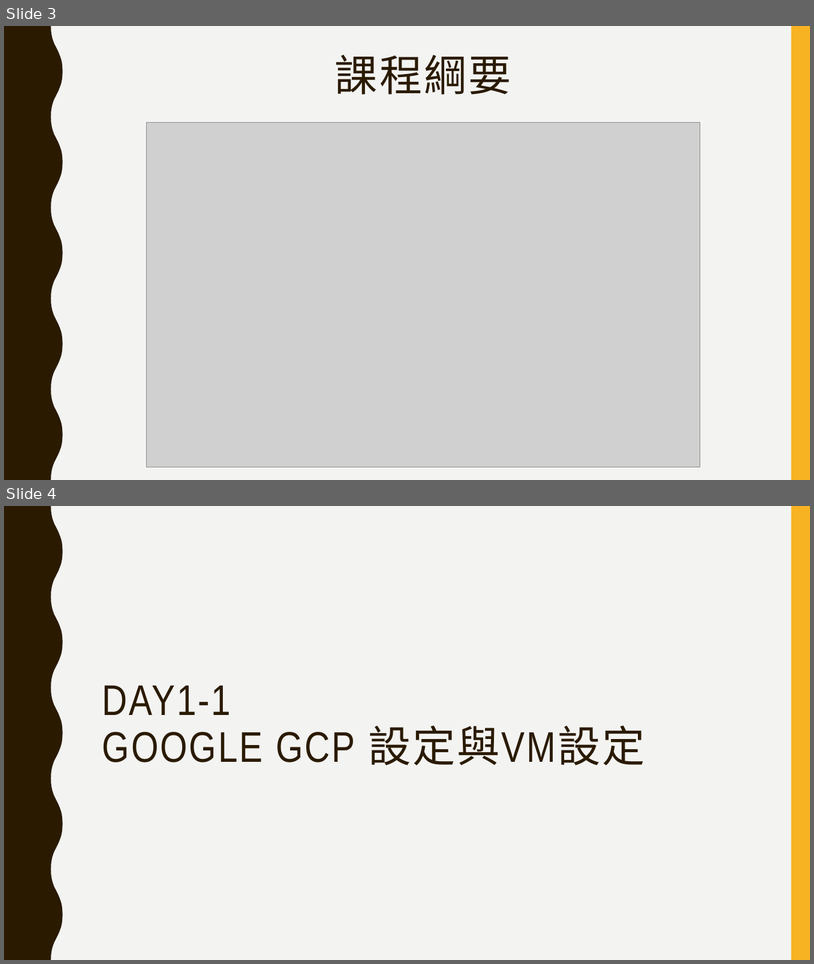
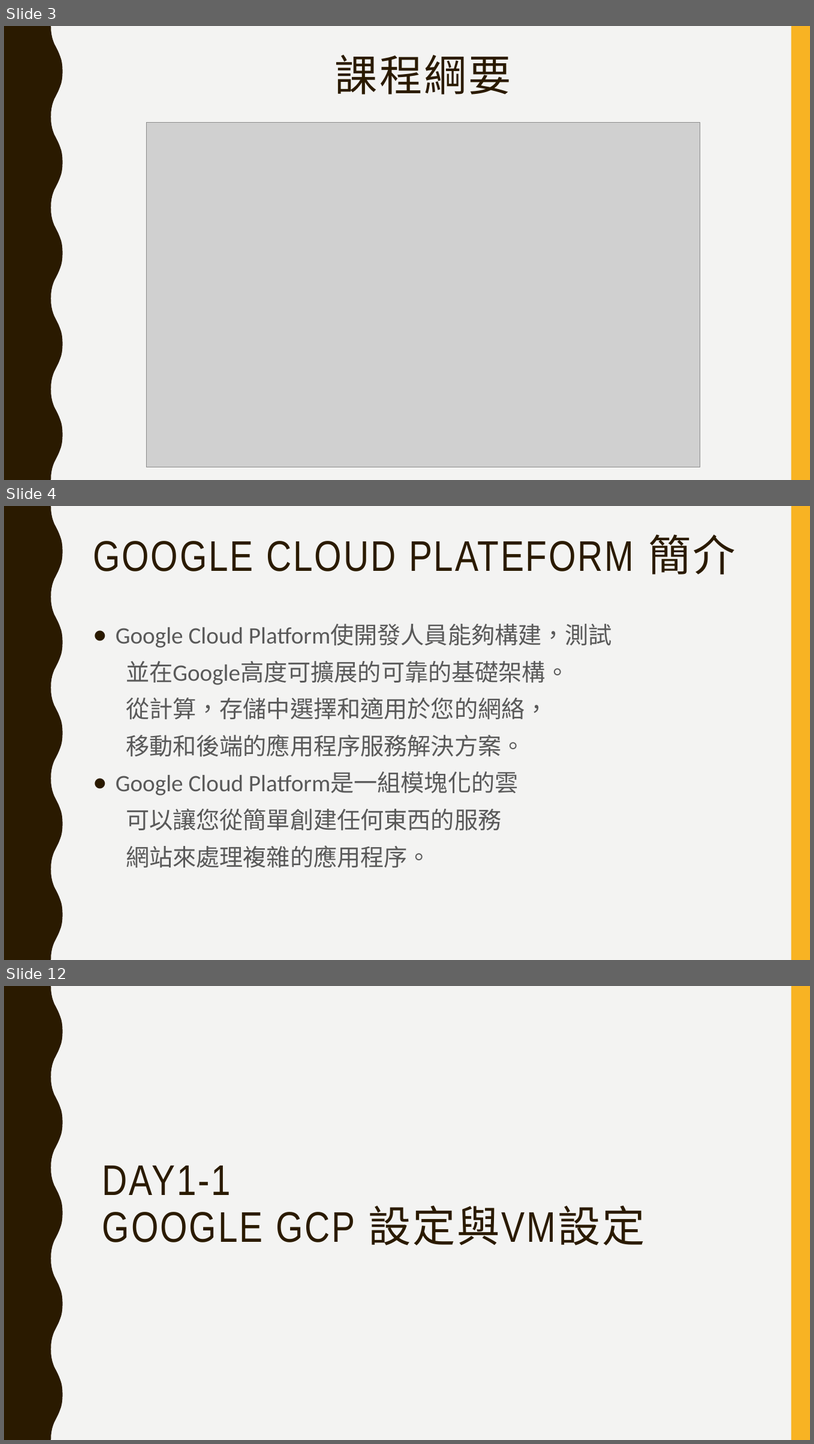
Before and after one commit to jumbokh/gcp_class, a slide deck: GCP_註冊及建立專案.pptx. Shown one above the other, each under a label of ours: slides 3 and 4 before the commit, slides 3, 4 and 12 after it; the slides between them are not shown. The pictures are 814x964 and 814x1444 pixels, drawn with LibreOffice and Linux fonts; fonts in the diff are those of the drawing; grey boxes stand for pictures. Boxes give left, top, right and bottom in pixels: in the first picture for what was removed or moved away, otherwise in the second. Text is boxed around its words. In the diff, an @@ line names an element or a change of style, - is before the commit and + after.

```diff
--- a/GCP_註冊及建立專案.pptx
+++ b/GCP_註冊及建立專案.pptx
@@ slide 4 added at [4, 506, 810, 960], background #F3F3F2; not listed: 2 template elements that a slide beside it also shows @@
@@ title added at [93, 534, 735, 574], 51 pt, text #2A1A00 @@
+GOOGLE CLOUD PLATEFORM 簡介
@@ text added at [116, 624, 612, 867], 28 pt, text #595959 @@
+● Google Cloud Platform使開發人員能夠構建，測試
+  並在Google高度可擴展的可靠的基礎架構。
+  從計算，存儲中選擇和適用於您的網絡，
+  移動和後端的應用程序服務解決方案。
+● Google Cloud Platform是一組模塊化的雲
+  可以讓您從簡單創建任何東西的服務
+  網站來處理複雜的應用程序。
@@ what was slide 4 is now slide 12 @@
```
Also in this commit, not shown: 9 other slides added, 2 other files.
